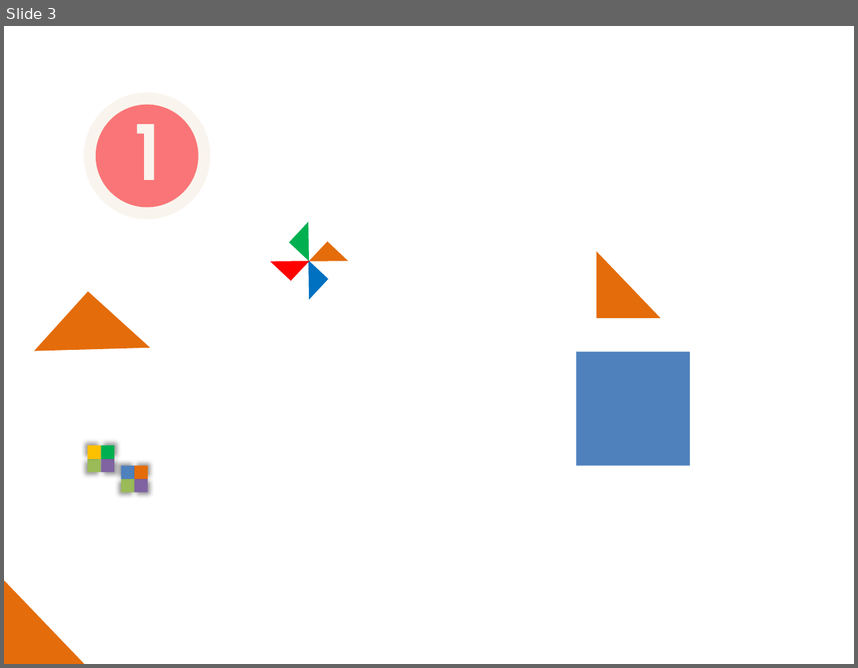
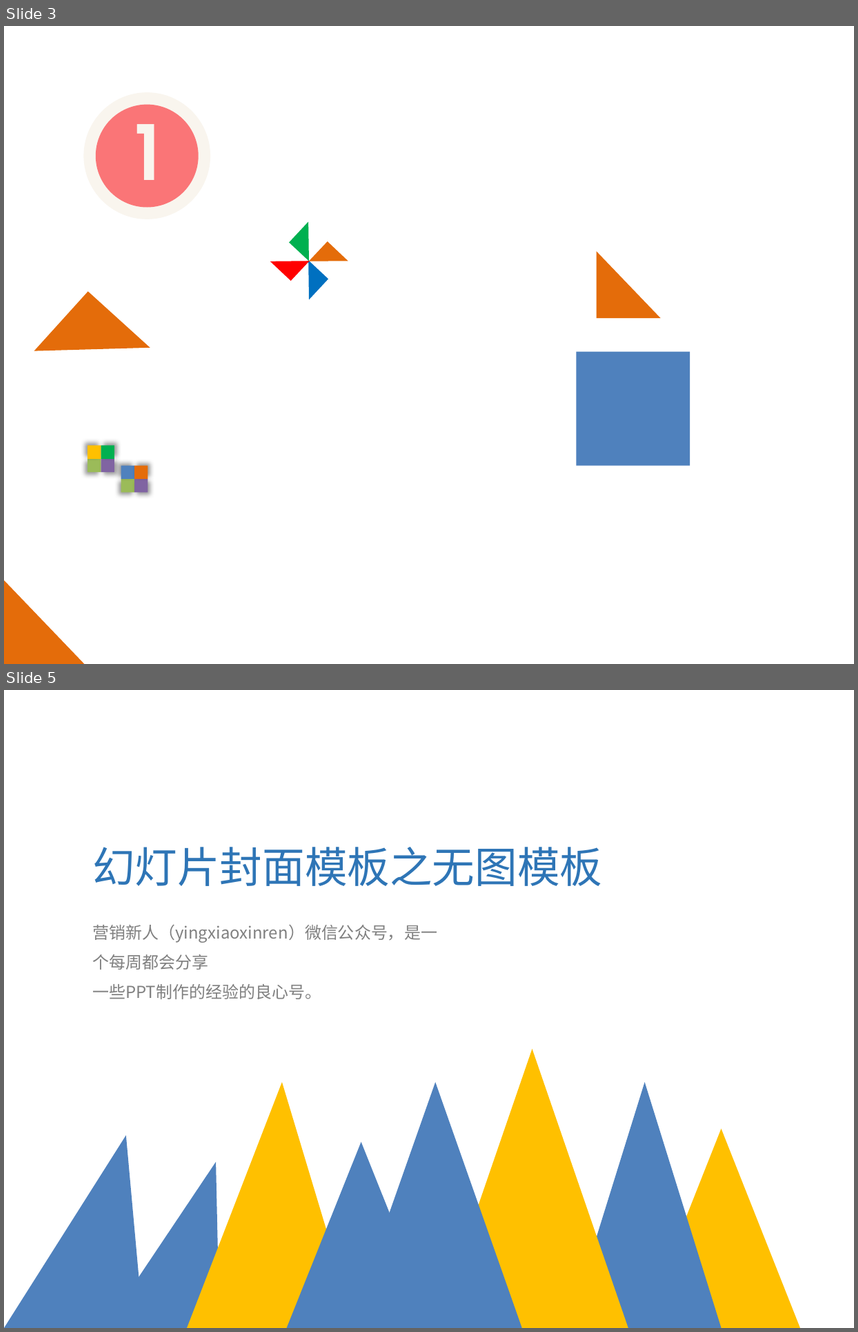
Before and after one commit to zhizhuwang/codekata, a slide deck: Resources/poster/poster.pptx. Shown one above the other, each under a label of ours: slide 3 before the commit, slides 3 and 5 after it; the slides between them are not shown. The pictures are 858x668 and 858x1332 pixels, drawn with LibreOffice and Linux fonts; fonts in the diff are those of the drawing. Boxes give left, top, right and bottom in pixels: in the first picture for what was removed or moved away, otherwise in the second. Text is boxed around its words. In the diff, an @@ line names an element or a change of style, - is before the commit and + after.

```diff
--- a/Resources/poster/poster.pptx
+++ b/Resources/poster/poster.pptx
@@ slide 5 added at (x1=4, y1=690, x2=854, y2=1328), background #CCE8CF @@
@@ text added at (x1=92, y1=847, x2=602, y2=886), 36 pt, text #2E75B6 @@
+幻灯片封面模板之无图模板
@@ text added at (x1=92, y1=924, x2=437, y2=999), 14 pt, text #44964D @@
+营销新人（yingxiaoxinren）微信公众号，是一个每周都会分享
+一些PPT制作的经验的良心号。
@@ triangle added at (x1=436, y1=1049, x2=628, y2=1328), fill #FFC000 @@
@@ triangle added at (x1=187, y1=1082, x2=356, y2=1328), fill #FFC000 @@
@@ triangle added at (x1=349, y1=1082, x2=523, y2=1328), fill #4F81BD @@
@@ triangle added at (x1=568, y1=1082, x2=722, y2=1328), fill #4F81BD @@
@@ triangle added at (x1=4, y1=1134, x2=143, y2=1328), fill #4F81BD @@
@@ triangle added at (x1=287, y1=1141, x2=436, y2=1328), fill #4F81BD @@
@@ triangle added at (x1=642, y1=1129, x2=802, y2=1328), fill #FFC000 @@
@@ triangle added at (x1=104, y1=1162, x2=219, y2=1328), fill #4F81BD @@
```
Also in this commit, not shown: 1 other slide added, 1 other file.
